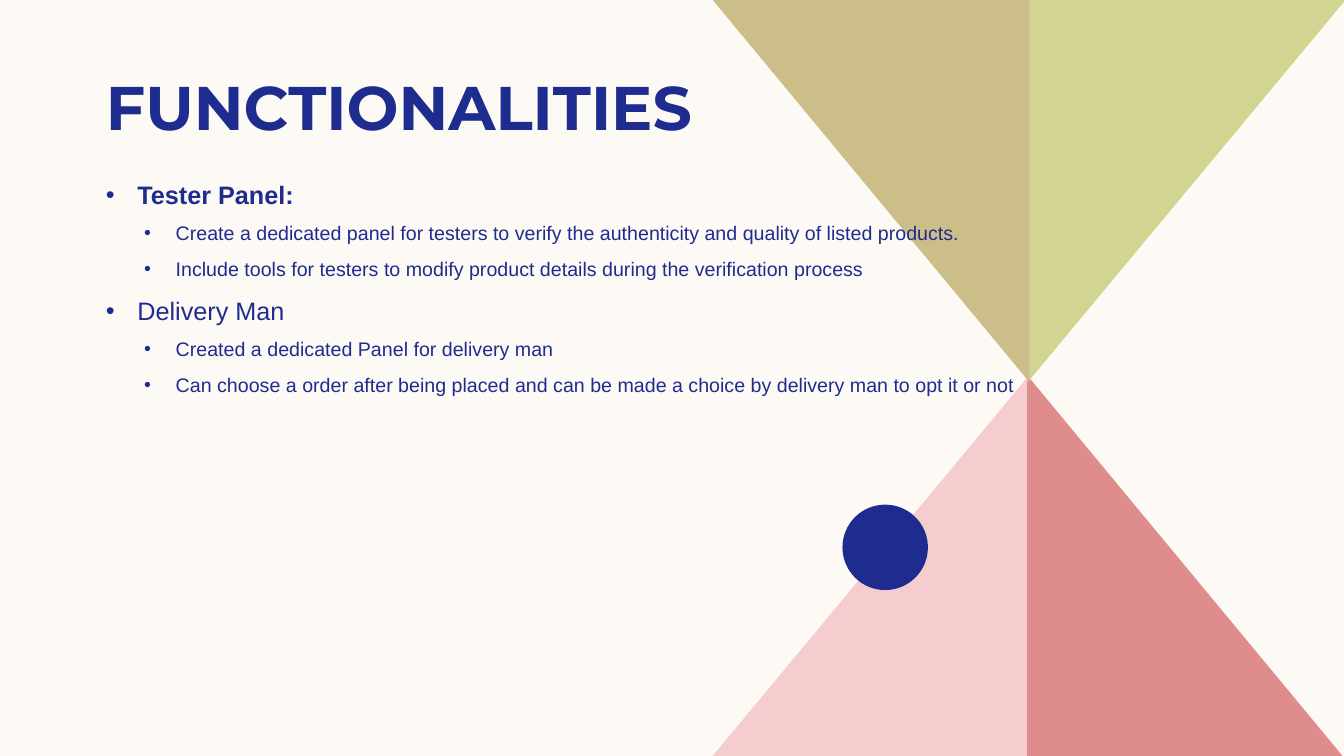
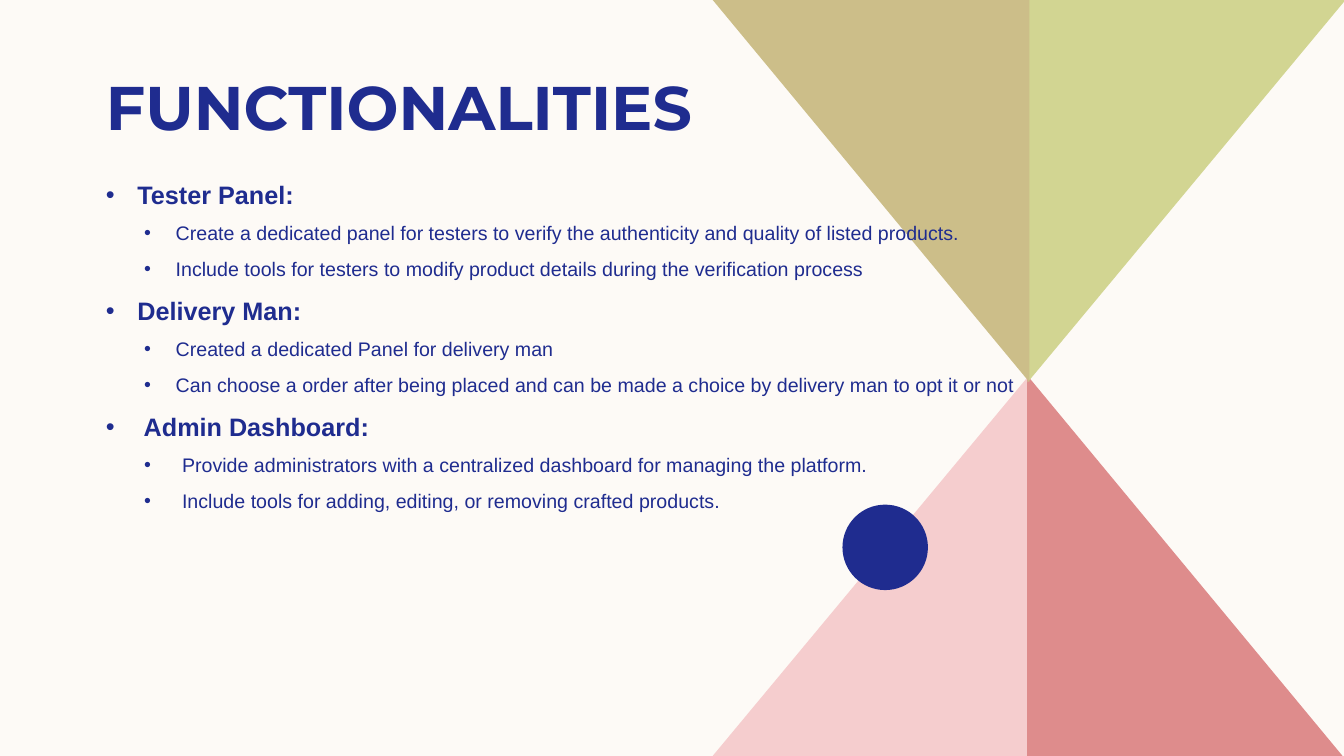
Before and after one commit to mohdashiqpe/Main-Project, a slide deck: slide 7 of Documents/Z Store.pptx (slide 6 before the commit). Drawn at 1344x756 pixels with LibreOffice and Linux fonts; fonts in the diff are those of the drawing. Boxes give left, top, right and bottom in pixels: in the first picture for what was removed or moved away, otherwise in the second. Text is boxed around its words. In the diff, an @@ line names an element or a change of style, - is before the commit and + after.

```diff
--- a/Documents/Z Store.pptx
+++ b/Documents/Z Store.pptx
@@ text at (x1=137, y1=301, x2=301, y2=326): text changed; bold on @@
-• Delivery Man
+• Delivery Man:
@@ text at (x1=144, y1=417, x2=867, y2=512): paragraphs added @@
+• Admin Dashboard:
+  • Provide administrators with a centralized dashboard for managing the platform.
+  • Include tools for adding, editing, or removing crafted products.
```
Also in this commit, not shown: 5 other slides changed, 1 slide added, 49 other files.
